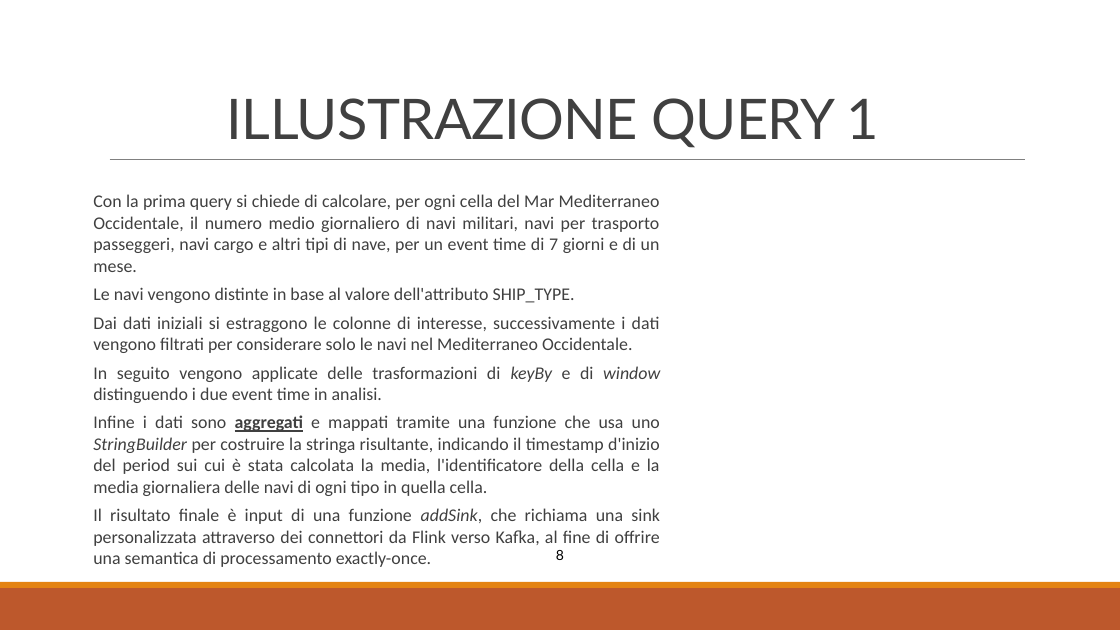
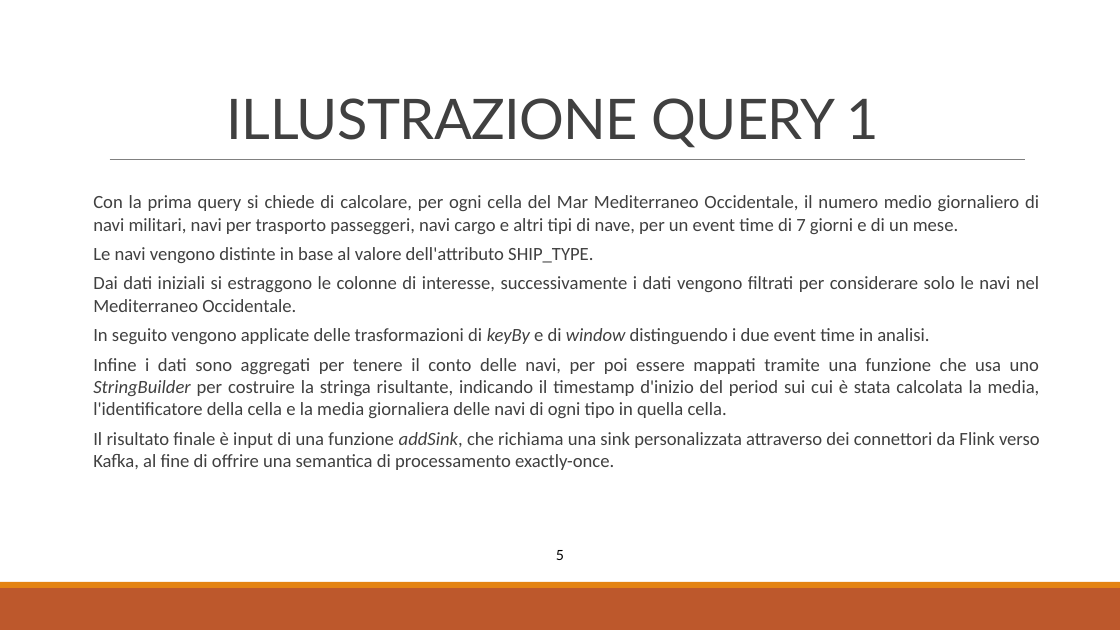
Before and after one commit to tizianotaglienti/sabd2021-project2, a slide deck: slide 7 of PROGETTO SABD 2.pptx. Drawn at 1120x630 pixels with LibreOffice and Linux fonts; fonts in the diff are those of the drawing. Boxes give left, top, right and bottom in pixels: in the first picture for what was removed or moved away, otherwise in the second. Text is boxed around its words. In the diff, an @@ line names an element or a change of style, - is before the commit and + after.

```diff
--- a/PROGETTO SABD 2.pptx
+++ b/PROGETTO SABD 2.pptx
@@ text at [93,195,1040,470]: size 15.3 to 16 pt in "Con la prima query si chiede di ...", "Le navi vengono distinte in base al ...", "Dai dati iniziali si estraggono le colonne ...", "In seguito vengono applicate delle trasformazioni di ..." and 1 more places @@
@@ text at [93,358,1040,418]: text changed; size 15.3 to 16 pt @@
-Infine i dati sono aggregati e mappati tramite una funzione che usa uno StringBuilder per costruire la stringa risultante, indicando il timestamp d'inizio del period sui cui è stata calcolata la media, l'identificatore della cella e la media giornaliera delle navi di ogni tipo in quella cella.
+Infine i dati sono aggregati per tenere il conto delle navi, per poi essere mappati tramite una funzione che usa uno StringBuilder per costruire la stringa risultante, indicando il timestamp d'inizio del period sui cui è stata calcolata la media, l'identificatore della cella e la media giornaliera delle navi di ogni tipo in quella cella.
@@ text at [556,550,564,560]: text changed @@
-8
+5
```
Also in this commit, not shown: 7 other slides changed.
